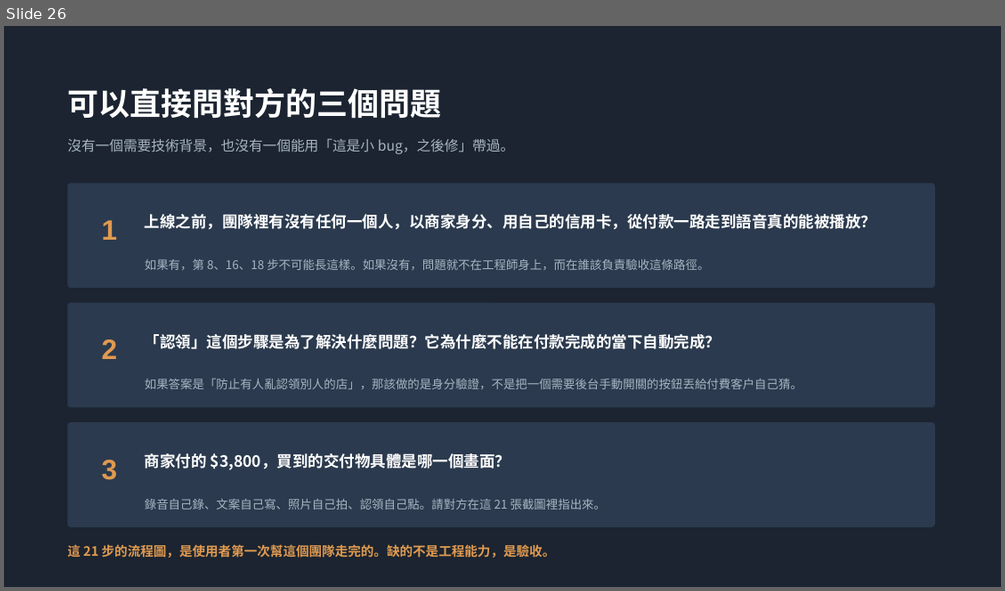
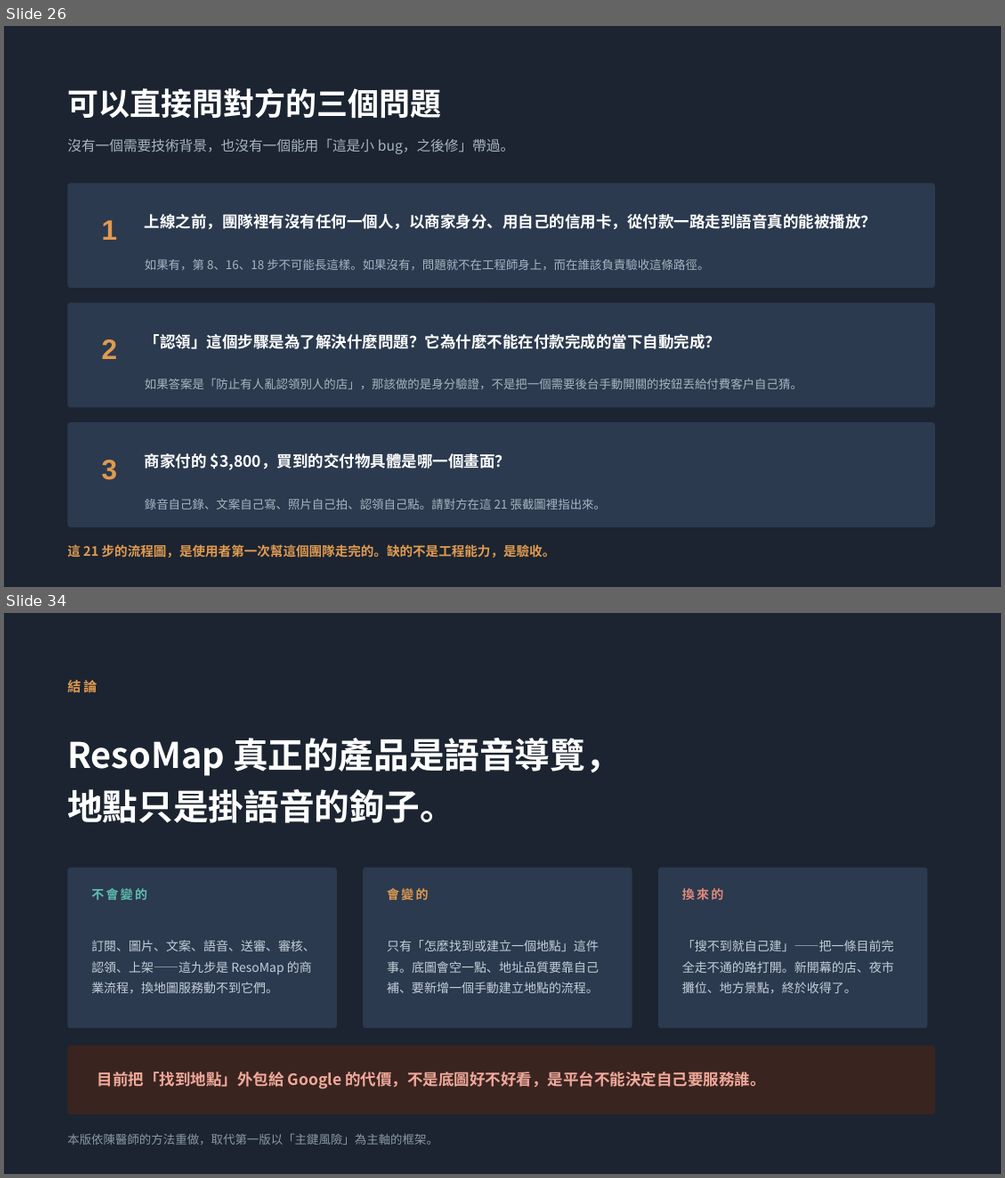
Before and after one commit to tszhongyung0601-sketch/resomap-flow-audit, a slide deck: deck/ResoMap-flow-audit.pptx. Shown one above the other, each under a label of ours: slide 26 before the commit, slides 26 and 34 after it; the slides between them are not shown. The pictures are 1005x591 and 1005x1178 pixels, drawn with LibreOffice and Linux fonts; fonts in the diff are those of the drawing. Boxes give left, top, right and bottom in pixels: in the first picture for what was removed or moved away, otherwise in the second. Text is boxed around its words. In the diff, an @@ line names an element or a change of style, - is before the commit and + after.

```diff
--- a/deck/ResoMap-flow-audit.pptx
+++ b/deck/ResoMap-flow-audit.pptx
@@ slide 34 added at [4,613,1001,1174], background #1B2430 @@
@@ text added at [67,680,97,693], 13 pt, text #E09A50, bold @@
+結論
@@ text added at [67,738,621,823], 34 pt, text #FFFFFF, bold @@
+ResoMap 真正的產品是語音導覽，
+地點只是掛語音的鉤子。
@@ rounded rectangle added at [67,868,337,1028], fill #2B3A4E @@
@@ rounded rectangle added at [363,868,632,1028], fill #2B3A4E @@
@@ rounded rectangle added at [658,868,928,1028], fill #2B3A4E @@
@@ text added at [91,888,147,900], 12 pt, text #5FBDB2, bold @@
+不會變的
@@ text added at [387,888,429,900], 12 pt, text #E09A50, bold @@
+會變的
@@ text added at [682,888,724,900], 12 pt, text #E08A7A, bold @@
+換來的
@@ text added at [91,940,316,993], 12 pt, text #C4CEDA @@
+訂閱、圖片、文案、語音、送審、審核、認領、上架——這九步是 ResoMap 的商業流程，換地圖服務動不到它們。
@@ text added at [387,940,599,993], 12 pt, text #C4CEDA @@
+只有「怎麼找到或建立一個地點」這件事。底圖會空一點、地址品質要靠自己補、要新增一個手動建立地點的流程。
@@ text added at [682,940,894,993], 12 pt, text #C4CEDA @@
+「搜不到就自己建」——把一條目前完全走不通的路打開。新開幕的店、夜市攤位、地方景點，終於收得了。
@@ rounded rectangle added at [67,1046,935,1114], fill #3A2420 @@
@@ text added at [97,1071,765,1088], 15 pt, text #F0A99A, bold @@
+目前把「找到地點」外包給 Google 的代價，不是底圖好不好看，是平台不能決定自己要服務誰。
@@ text added at [67,1133,438,1144], 11.5 pt, text #8B98A6 @@
+本版依陳醫師的方法重做，取代第一版以「主鍵風險」為主軸的框架。
```
Also in this commit, not shown: 1 slide changed, 6 other slides added, 6 slides removed, 6 other files.
